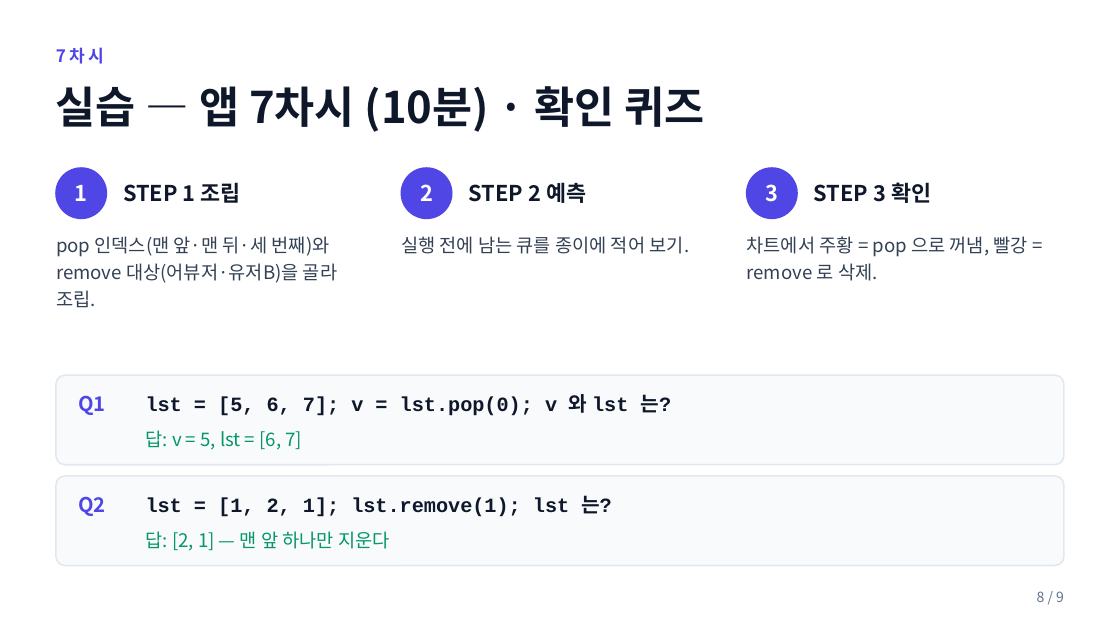
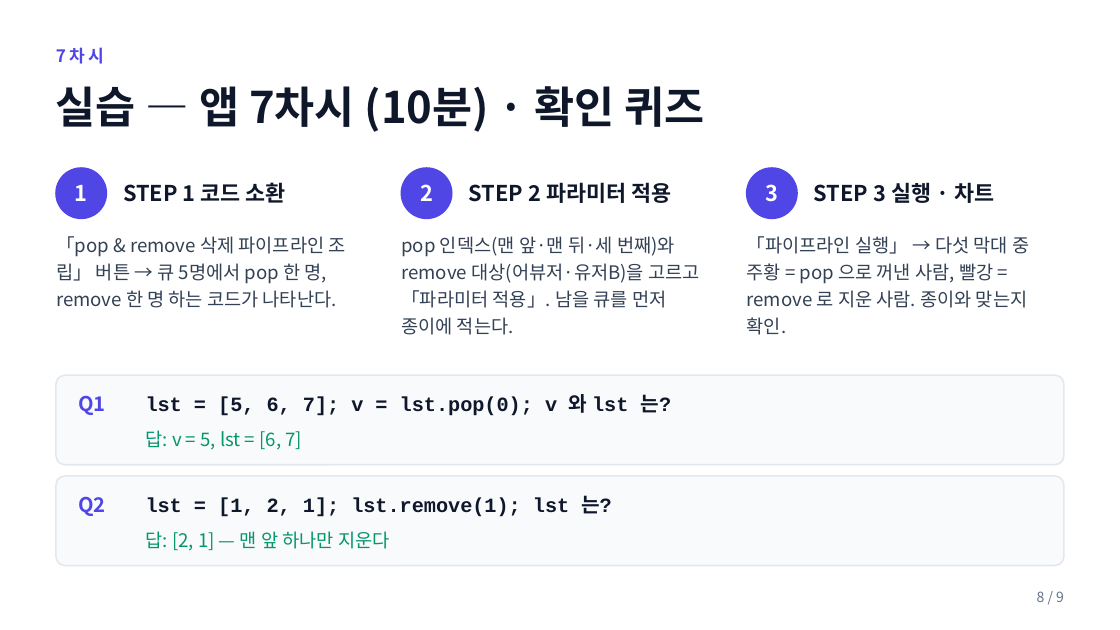
Before and after one commit to ChungChiweon/aice-quest, a slide deck: slide 8 of 강의자료/07차시_pop_remove.pptx. Drawn at 1120x630 pixels with LibreOffice and Linux fonts; fonts in the diff are those of the drawing. Boxes give left, top, right and bottom in pixels: in the first picture for what was removed or moved away, otherwise in the second. Text is boxed around its words. In the diff, an @@ line names an element or a change of style, - is before the commit and + after.

```diff
--- a/강의자료/07차시_pop_remove.pptx
+++ b/강의자료/07차시_pop_remove.pptx
@@ text at [123,182,286,203]: text changed @@
-STEP 1 조립
+STEP 1 코드 소환
@@ text at [469,182,671,203]: text changed @@
-STEP 2 예측
+STEP 2 파라미터 적용
@@ text at [814,182,994,203]: text changed @@
-STEP 3 확인
+STEP 3 실행 · 차트
@@ text at [56,236,346,308]: text changed @@
-pop 인덱스(맨 앞·맨 뒤·세 번째)와 remove 대상(어뷰저·유저B)을 골라 조립.
+「pop & remove 삭제 파이프라인 조립」 버튼 → 큐 5명에서 pop 한 명, remove 한 명 하는 코드가 나타난다.
@@ text at [401,236,699,335]: text changed @@
-실행 전에 남는 큐를 종이에 적어 보기.
+pop 인덱스(맨 앞·맨 뒤·세 번째)와 remove 대상(어뷰저·유저B)을 고르고 「파라미터 적용」. 남을 큐를 먼저 종이에 적는다.
@@ text at [747,236,1029,335]: text changed @@
-차트에서 주황 = pop 으로 꺼냄, 빨강 = remove 로 삭제.
+「파이프라인 실행」 → 다섯 막대 중 주황 = pop 으로 꺼낸 사람, 빨강 = remove 로 지운 사람. 종이와 맞는지 확인.
```
Also in this commit, not shown: 1 other slide changed, 4 other files.
